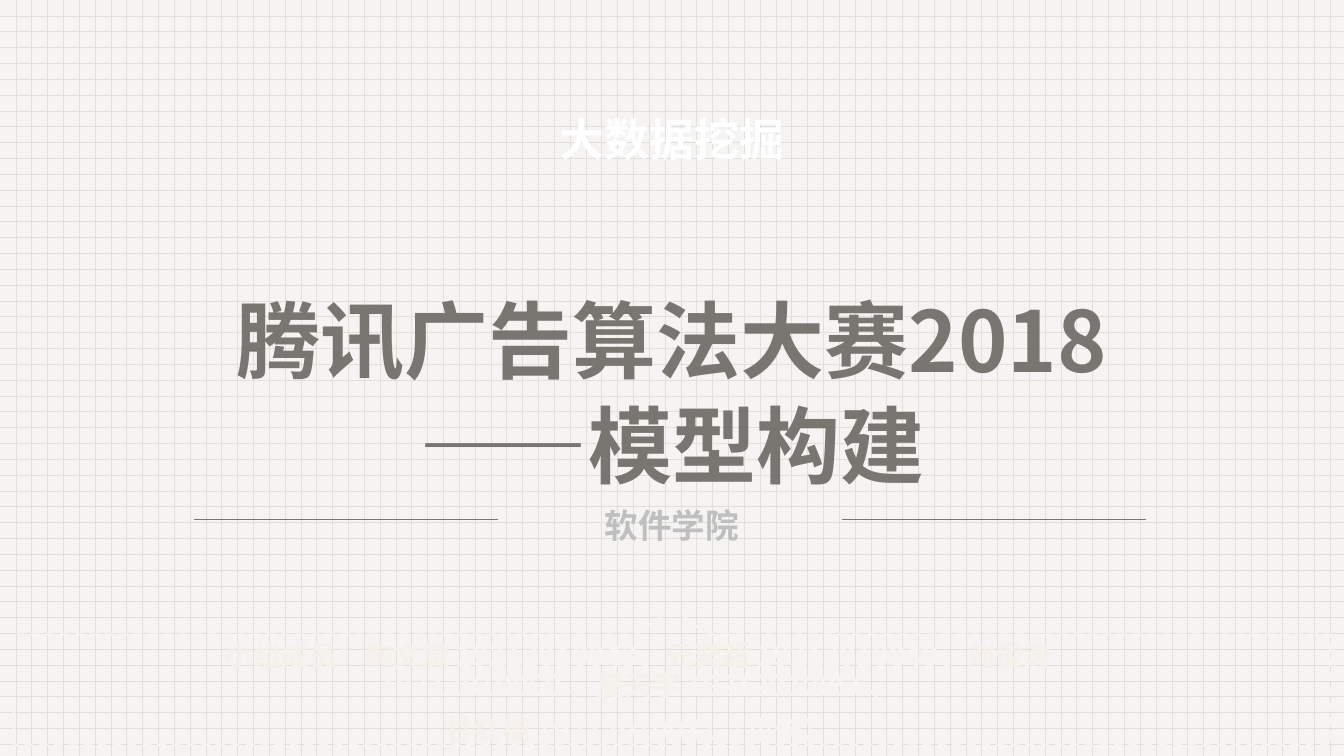
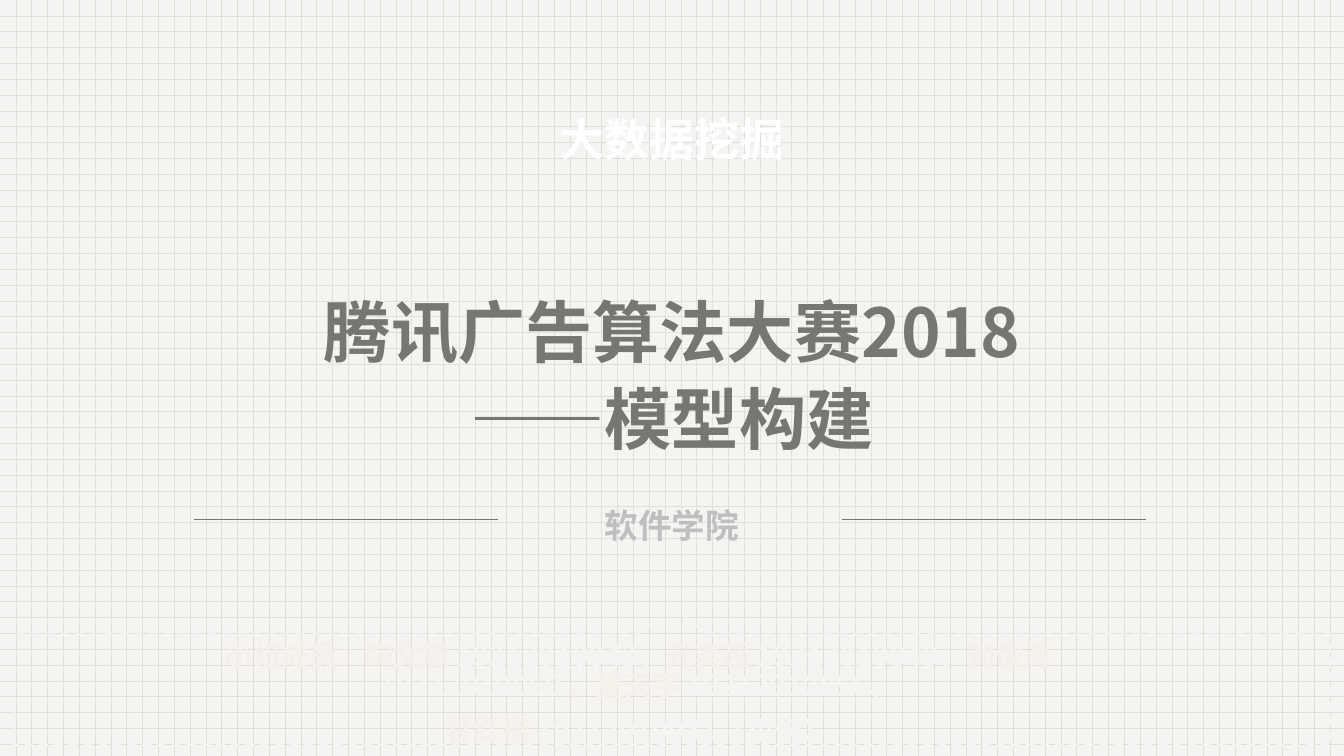
Before and after one commit to HannanKan/DM-Class-Project, a slide deck: slide 1 of resources/ppts/第3次.pptx. Drawn at 1344x756 pixels with LibreOffice and Linux fonts; fonts in the diff are those of the drawing; background and template pictures are left out. Boxes give left, top, right and bottom in pixels: in the first picture for what was removed or moved away, otherwise in the second. Text is boxed around its words. In the diff, an @@ line names an element or a change of style, - is before the commit and + after.

```diff
--- a/resources/ppts/第3次.pptx
+++ b/resources/ppts/第3次.pptx
@@ text "腾讯广告算法大赛2018" at bbox=[324, 299, 1020, 450]: size 60 to 48 pt @@
```
Also in this commit, not shown: 3 other slides changed, 3 slides added, 1 slide removed, 6 other files.
